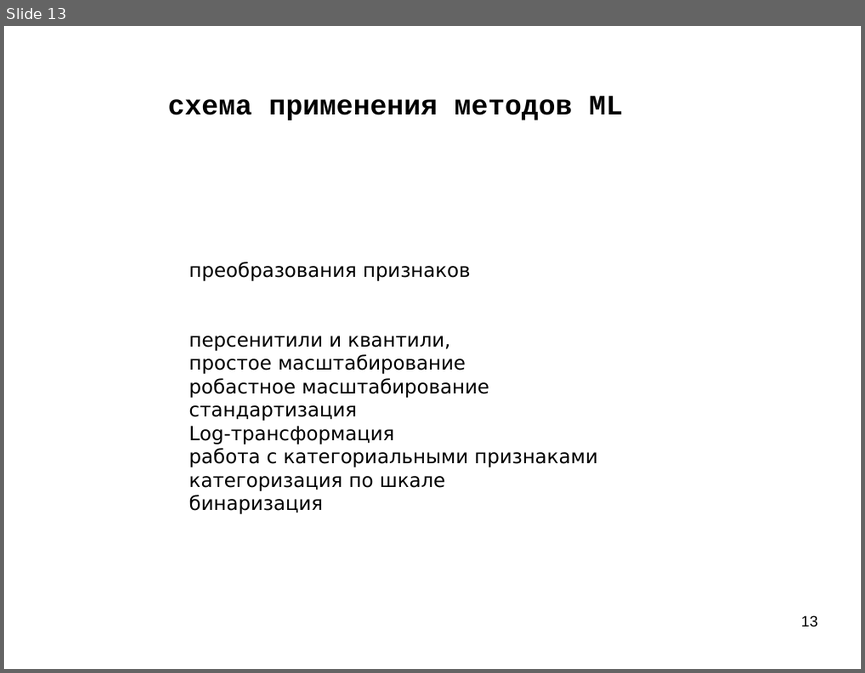
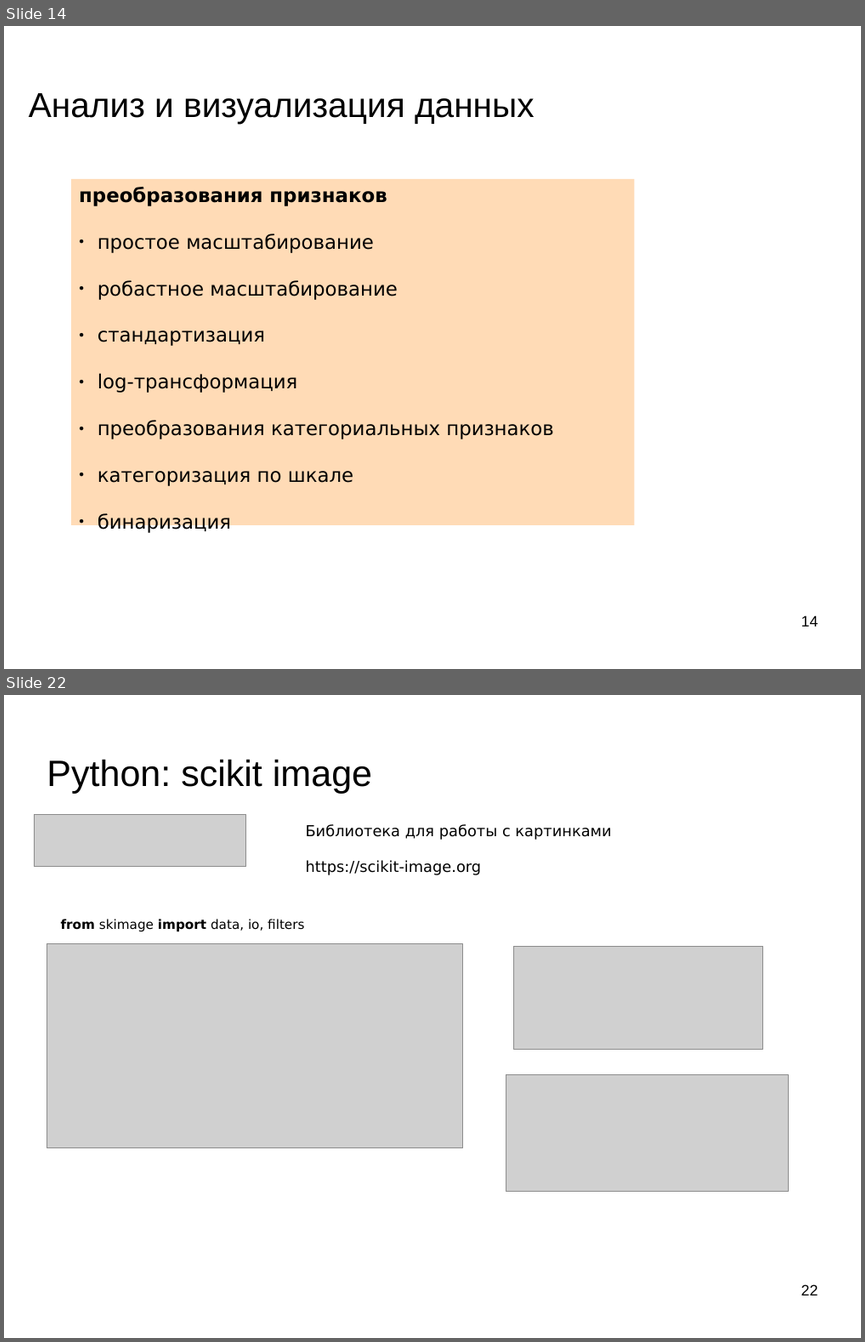
Before and after one commit to mechanoid5/ml_lectorium_2026_I, a slide deck: 04-data-proc.odp. Shown one above the other, each under a label of ours: slide 13 before the commit, slides 14 and 22 after it; the slides between them are not shown. The pictures are 865x673 and 865x1342 pixels, drawn with LibreOffice and Linux fonts; fonts in the diff are those of the drawing; grey boxes stand for pictures; background and template pictures are left out. Boxes give left, top, right and bottom in pixels: in the first picture for what was removed or moved away, otherwise in the second. Text is boxed around its words. In the diff, an @@ line names an element or a change of style, - is before the commit and + after.

```diff
--- a/04-data-proc.odp
+++ b/04-data-proc.odp
@@ slide 22 added at <box>4,695,861,1338</box>, background picture (left out) @@
@@ title added at <box>46,759,372,793</box>, 33.9 pt, text #000000 @@
+Python: scikit image
@@ picture added at <box>35,814,245,866</box> @@
@@ text added at <box>306,824,611,875</box>, 14 pt, text #000000 @@
+Библиотека для работы с картинками
+https://scikit-image.org
@@ text added at <box>61,919,304,932</box>, 12 pt, text #000000 @@
+from skimage import data, io, filters
@@ picture added at <box>46,944,464,1148</box> @@
@@ picture added at <box>514,946,764,1049</box> @@
@@ picture added at <box>506,1074,789,1191</box> @@
@@ page number added at <box>801,1284,818,1295</box>, 14 pt, text #000000 @@
+22
@@ what was slide 13 is now slide 14 @@
@@ slide 14 changed as well @@
@@ title at <box>29,93,534,124</box>: text changed; size 26 to 32 pt; font Courier New to Arial; bold off @@
-схема применения методов ML
+Анализ и визуализация данных
@@ rectangle "преобразования признаков": place and size @@
-rectangle "преобразования признаков" at <box>189,261,597,514</box>
+rectangle "преобразования признаков" at <box>72,179,635,525</box>
@@ rectangle "преобразования признаков" at <box>72,179,635,525</box>: fill none to #FFDBB6 @@
@@ text in rectangle at <box>79,187,398,533</box>: bold on in "преобразования признаков"; bullet none to ●; line spacing 1 to 2 @@
@@ text in rectangle at <box>189,335,450,351</box>: paragraph removed @@
-персенитили и квантили,
@@ text in rectangle at <box>98,373,554,439</box>: text changed @@
-Log-трансформация
-работа с категориальными признаками
+● log-трансформация
+● преобразования категориальных признаков
@@ page number at <box>801,615,818,626</box>: text changed @@
-13
+14
```
Also in this commit, not shown: 14 other slides changed, 11 other slides added, 7 slides removed.
